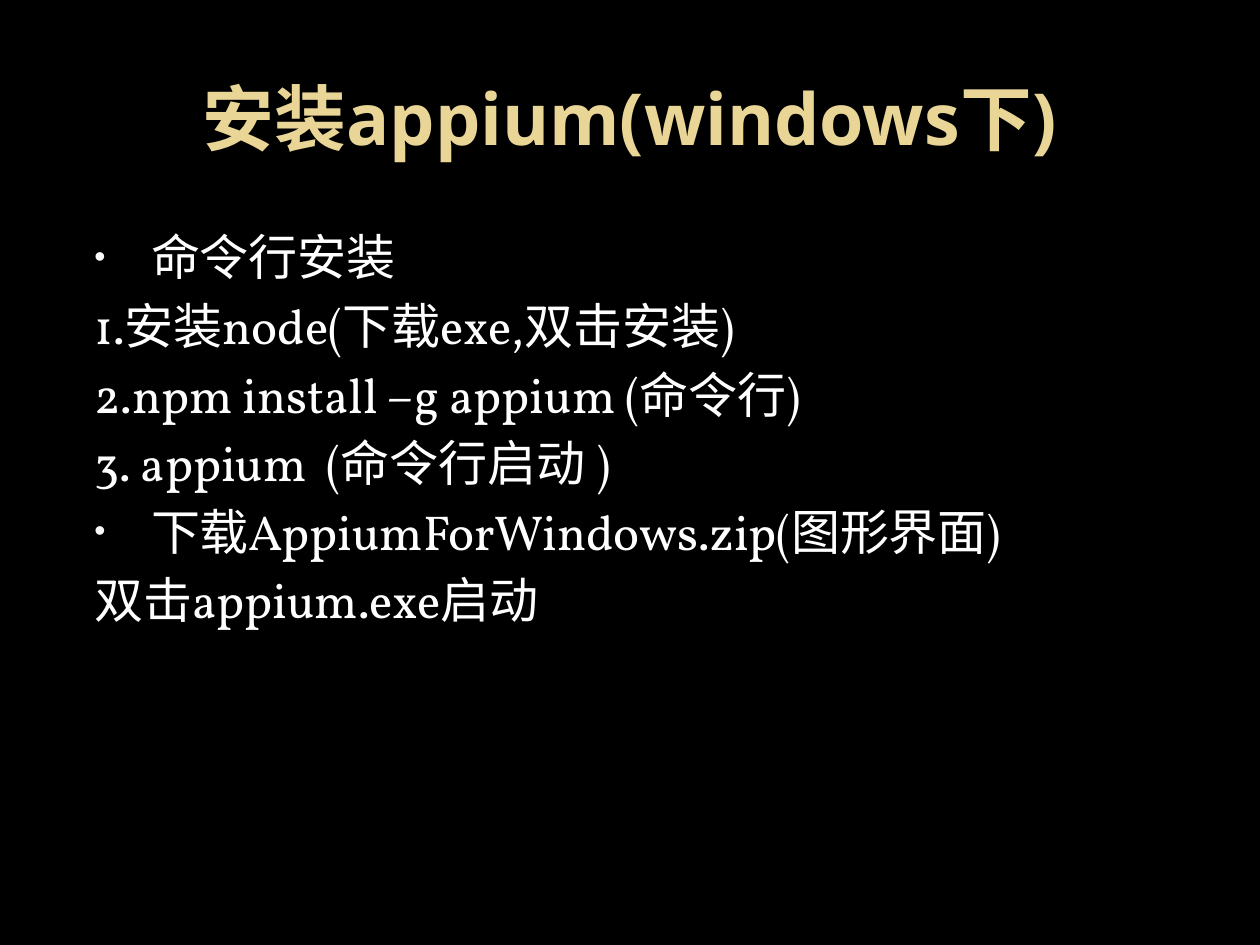
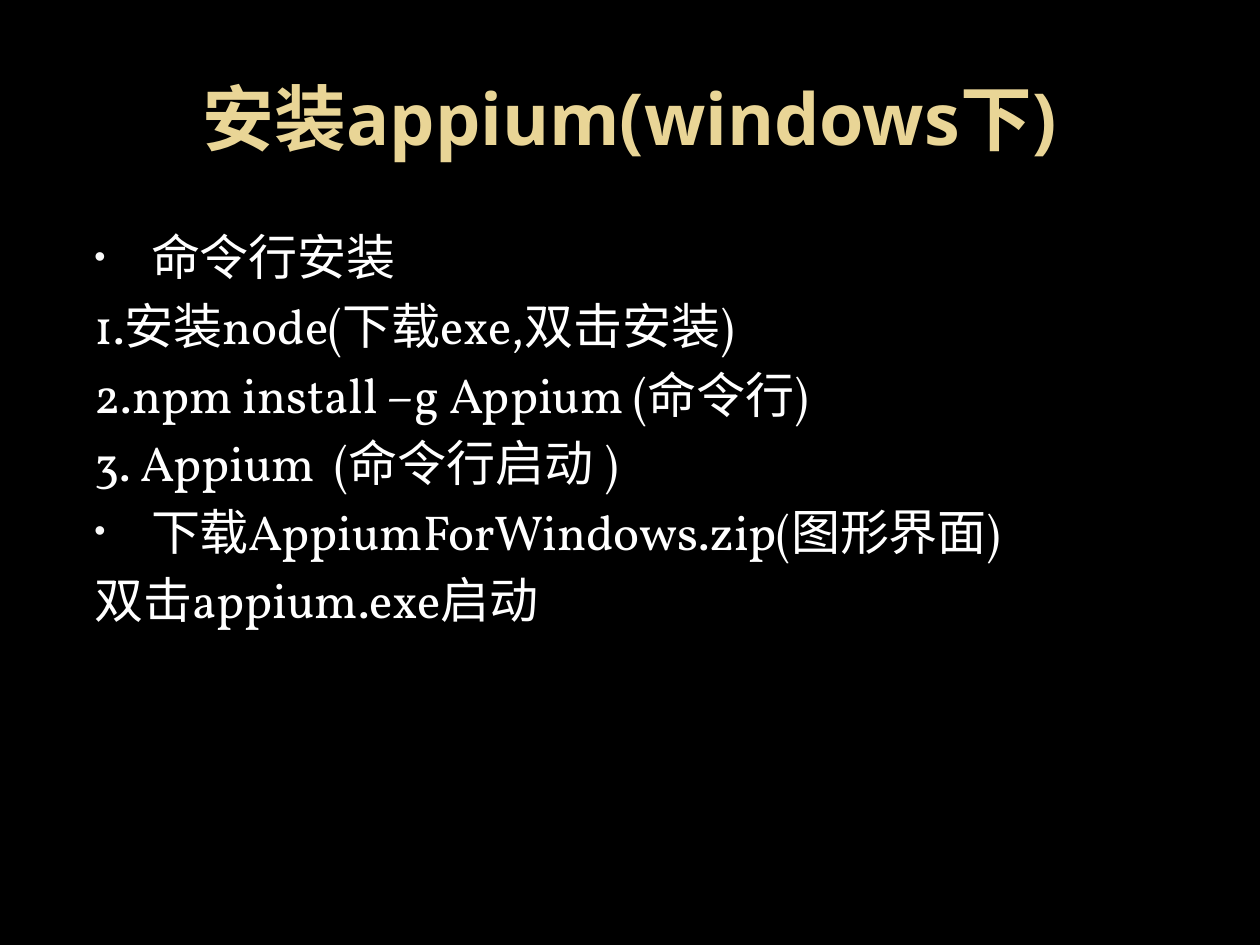
Before and after one commit to elvis2workspace/OPython, a slide deck: slide 12 of 自动化安装包/移动互联网事业部测试自动化实施方案介绍_张修海.pptx. Drawn at 1260x945 pixels with LibreOffice and Linux fonts; fonts in the diff are those of the drawing; background and template pictures are left out. Boxes give left, top, right and bottom in pixels: in the first picture for what was removed or moved away, otherwise in the second. Text is boxed around its words. In the diff, an @@ line names an element or a change of style, - is before the commit and + after.

```diff
--- a/自动化安装包/移动互联网事业部测试自动化实施方案介绍_张修海.pptx
+++ b/自动化安装包/移动互联网事业部测试自动化实施方案介绍_张修海.pptx
@@ text at [94, 371, 808, 495]: text changed @@
-2.npm install –g appium (命令行)
-3. appium (命令行启动 )
+2.npm install –g Appium (命令行)
+3. Appium (命令行启动 )
```
Also in this commit, not shown: 7 other slides changed, 6 other files.
